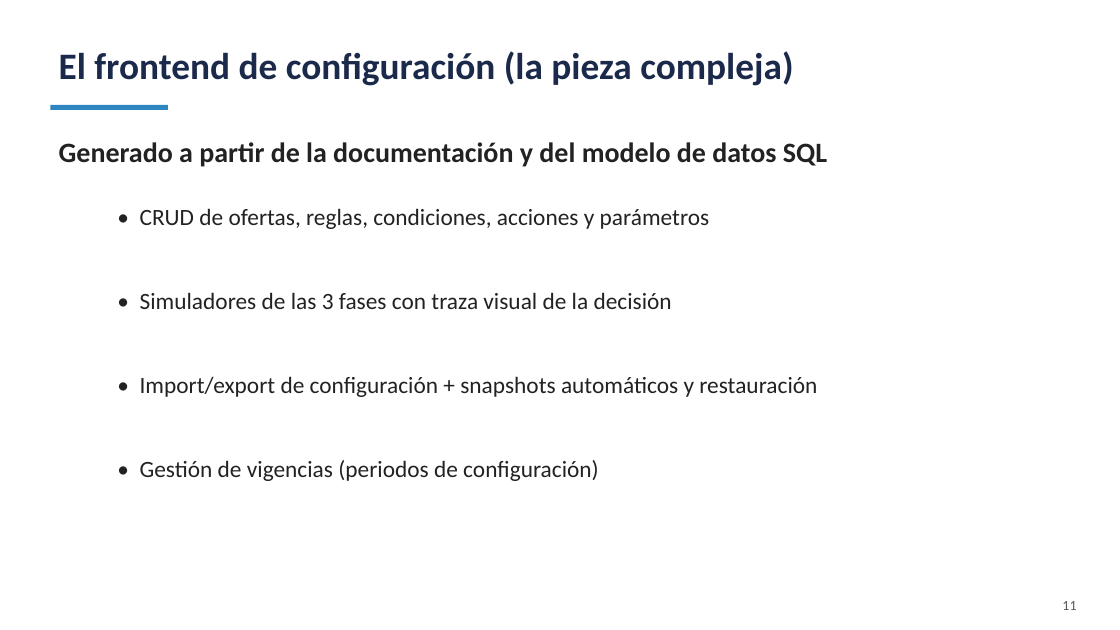
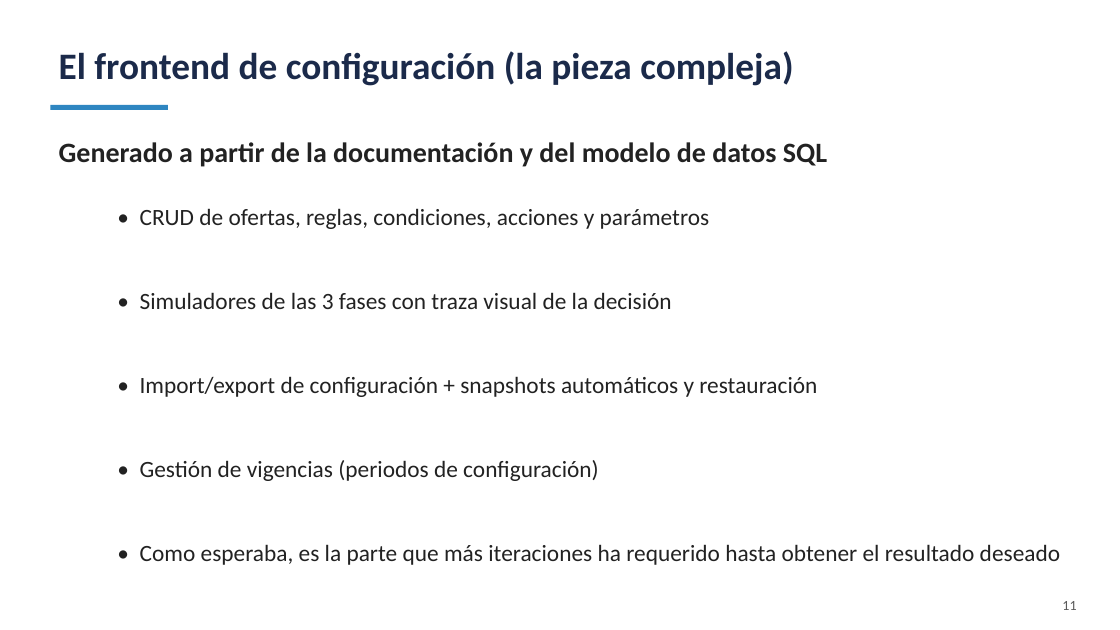
Before and after one commit to jbroceno/rule_engine, a slide deck: slide 11 of docs/PRESENTACION-SLIDES.pptx. Drawn at 1120x630 pixels with LibreOffice and Linux fonts; fonts in the diff are those of the drawing. Boxes give left, top, right and bottom in pixels: in the first picture for what was removed or moved away, otherwise in the second. Text is boxed around its words. In the diff, an @@ line names an element or a change of style, - is before the commit and + after.

```diff
--- a/docs/PRESENTACION-SLIDES.pptx
+++ b/docs/PRESENTACION-SLIDES.pptx
@@ text at bbox=[140, 544, 1060, 565]: paragraph added @@
+• Como esperaba, es la parte que más iteraciones ha requerido hasta obtener el resultado deseado
```
Also in this commit, not shown: 8 other slides changed, 3 other files.
